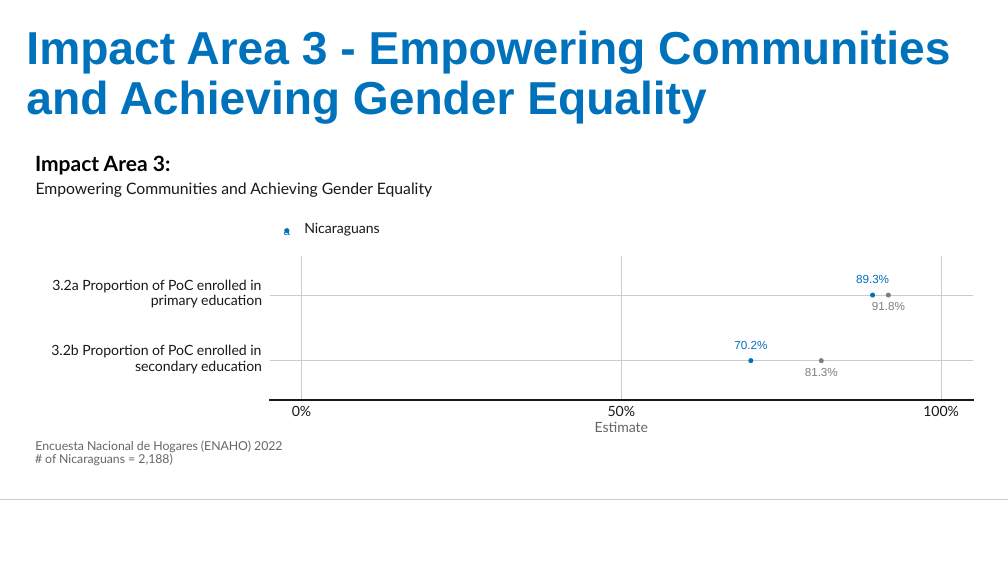
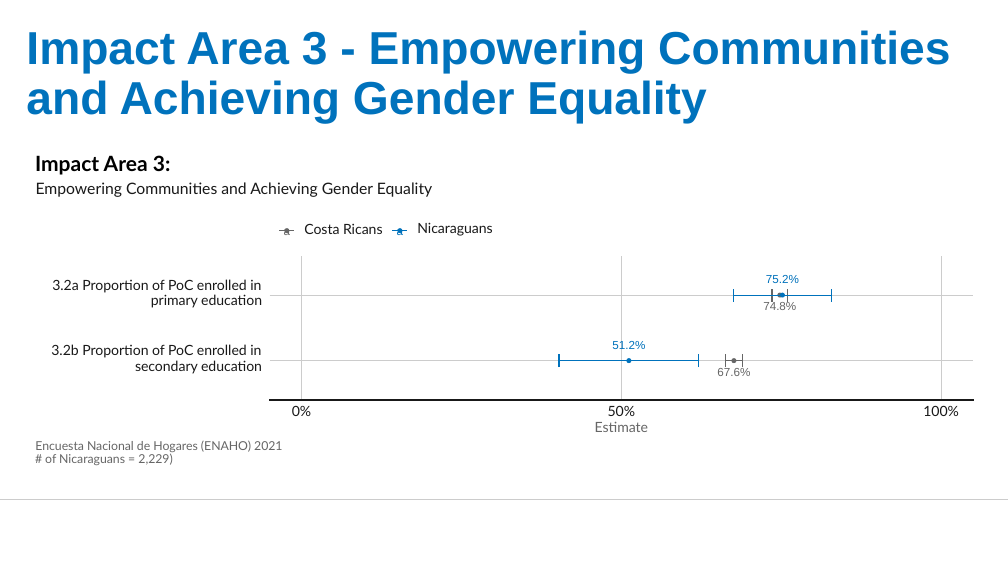
Before and after one commit to UNHCR-CostaRica/ENAHO_2021, a slide deck: slide 5 of COSTA-RICA---RBM-Impact-Indicators-from-ENAHO2022.pptx. Drawn at 1008x567 pixels with LibreOffice and Linux fonts; fonts in the diff are those of the drawing; background and template pictures are left out. Boxes give left, top, right and bottom in pixels: in the first picture for what was removed or moved away, otherwise in the second. Text is boxed around its words. In the diff, an @@ line names an element or a change of style, - is before the commit and + after.

```diff
--- a/COSTA-RICA---RBM-Impact-Indicators-from-ENAHO2022.pptx
+++ b/COSTA-RICA---RBM-Impact-Indicators-from-ENAHO2022.pptx
@@ text "a" at <box>284,228,290,235</box>: text colour #0072BC to #666666 @@
@@ group added at <box>280,224,832,376</box>: 14 freeform shapes, 4 texts, 1 ellipse @@
+75.2%
+67.6%
+a
+Costa Ricans
@@ ellipse: place and size @@
-ellipse at <box>285,228,289,232</box>
+ellipse at <box>398,228,402,232</box>
@@ text "Nicaraguans": place and size @@
-text "Nicaraguans" at <box>304,222,379,236</box>
+text "Nicaraguans" at <box>417,222,492,236</box>
@@ ellipse at <box>778,293,782,297</box>: fill #7F7F7F to #666666; outline #7F7F7F 0.71 pt to #666666 0.71 pt @@
@@ ellipse: place and size @@
-ellipse at <box>886,293,890,297</box>
+ellipse at <box>778,293,782,297</box>
@@ ellipse: place and size @@
-ellipse at <box>871,293,875,297</box>
+ellipse at <box>780,293,784,297</box>
@@ text removed at <box>856,275,889,283</box> @@
-89.3%
@@ text at <box>763,301,796,310</box>: text changed; text colour #7F7F7F to #666666 @@
-91.8%
+74.8%
@@ text at <box>612,340,645,352</box>: text changed @@
-70.2%
+51.2%
@@ ellipse: place and size @@
-ellipse at <box>749,358,753,362</box>
+ellipse at <box>627,358,631,362</box>
@@ ellipse: place and size @@
-ellipse at <box>820,358,823,362</box>
+ellipse at <box>732,358,736,362</box>
@@ ellipse at <box>732,358,736,362</box>: fill #7F7F7F to #666666; outline #7F7F7F 0.71 pt to #666666 0.71 pt @@
@@ text removed at <box>805,368,838,376</box> @@
-81.3%
@@ text at <box>35,440,282,452</box>: text changed @@
-Encuesta Nacional de Hogares (ENAHO) 2022
+Encuesta Nacional de Hogares (ENAHO) 2021
@@ text at <box>45,453,172,465</box>: text changed @@
-# of Nicaraguans = 2,188)
+# of Nicaraguans = 2,229)
```
Also in this commit, not shown: 3 other slides changed, 3 other files.
